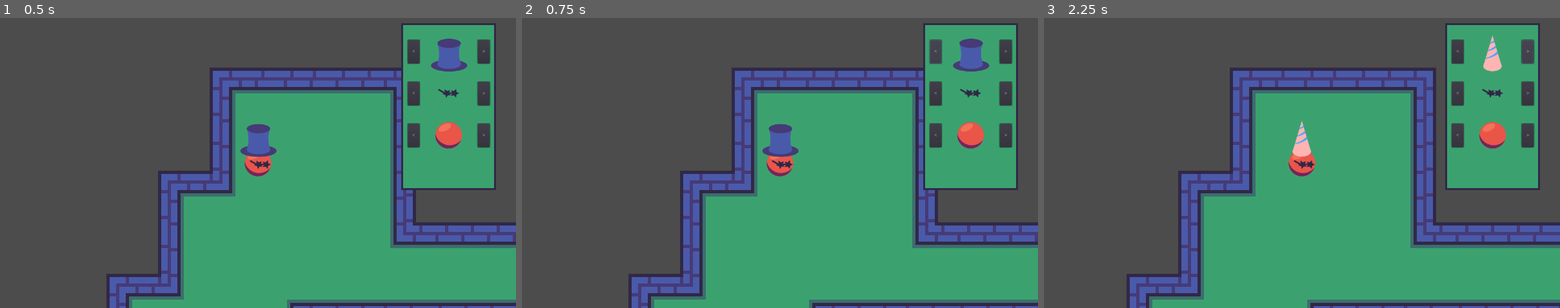
Above: before the commit, frames 1-3 (left to right).
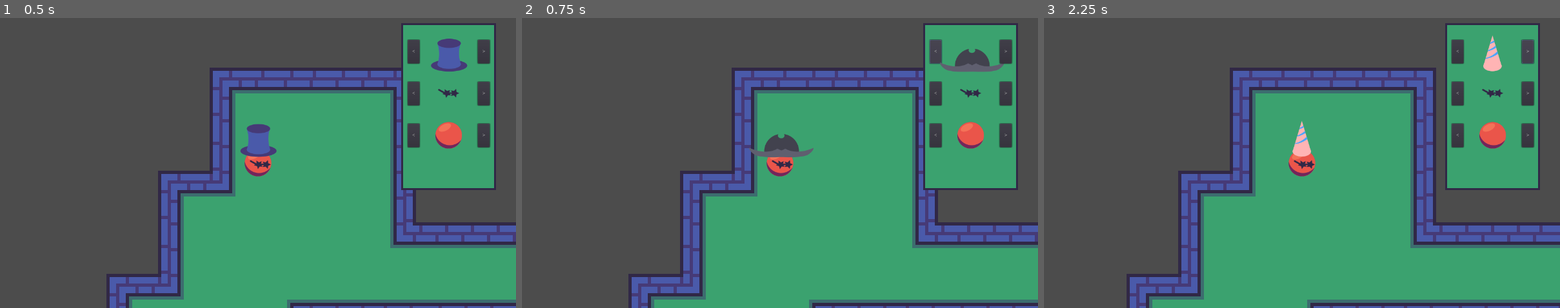
Above: after the commit, the same moments.

Repository: gdquest-demos/godot-mini-tuts-demos
Game: Godot game, scene res://Main.tscn
Same seed, same stepped clock (60 frames per second), same inputs: the game is played once before the commit and once after it.
Inputs:
- Up to frame 1 (0.5 s): no input
- Up to frame 2 (0.75 s): click "<" at 0.5 s
- Up to frame 3 (2.25 s): click ">" at 1.25 s; tap Enter at 2 s; hold Right (ui_right) from 2.03 s (still down)

Frame 1 is identical in both runs. In frame 2, 1.4% of the frame differs, in the area x 44-94%, y 7-48%; in frame 3, nothing differs.

Commit message:
Fix index wrap-around bug

Diff:
--- a/2d/character-customization/UserInterface/UISpriteSelector.gd
+++ b/2d/character-customization/UserInterface/UISpriteSelector.gd
@@ -15,19 +15,17 @@
 
 
 func _on_PreviousButton_pressed() -> void:
-	var new_index := (_index - 1) % _sprites.size()
+	var new_index := wrapi(_index - 1, 0, _sprites.size())
 	_set_index(new_index)
 
 
 func _on_NextButton_pressed() -> void:
-	var new_index := (_index + 1) % _sprites.size()
+	var new_index := wrapi(_index + 1, 0, _sprites.size())
 	_set_index(new_index)
 
 
 func _set_index(value: int) -> void:
-	_index = value
-	if value < 0:
-		return
+	_index = clamp(value, 0, _sprites.size()-1)
 	var texture: StreamTexture = _sprites[_index]
 	texture_rect.texture = texture
 	emit_signal("sprite_changed", texture)
